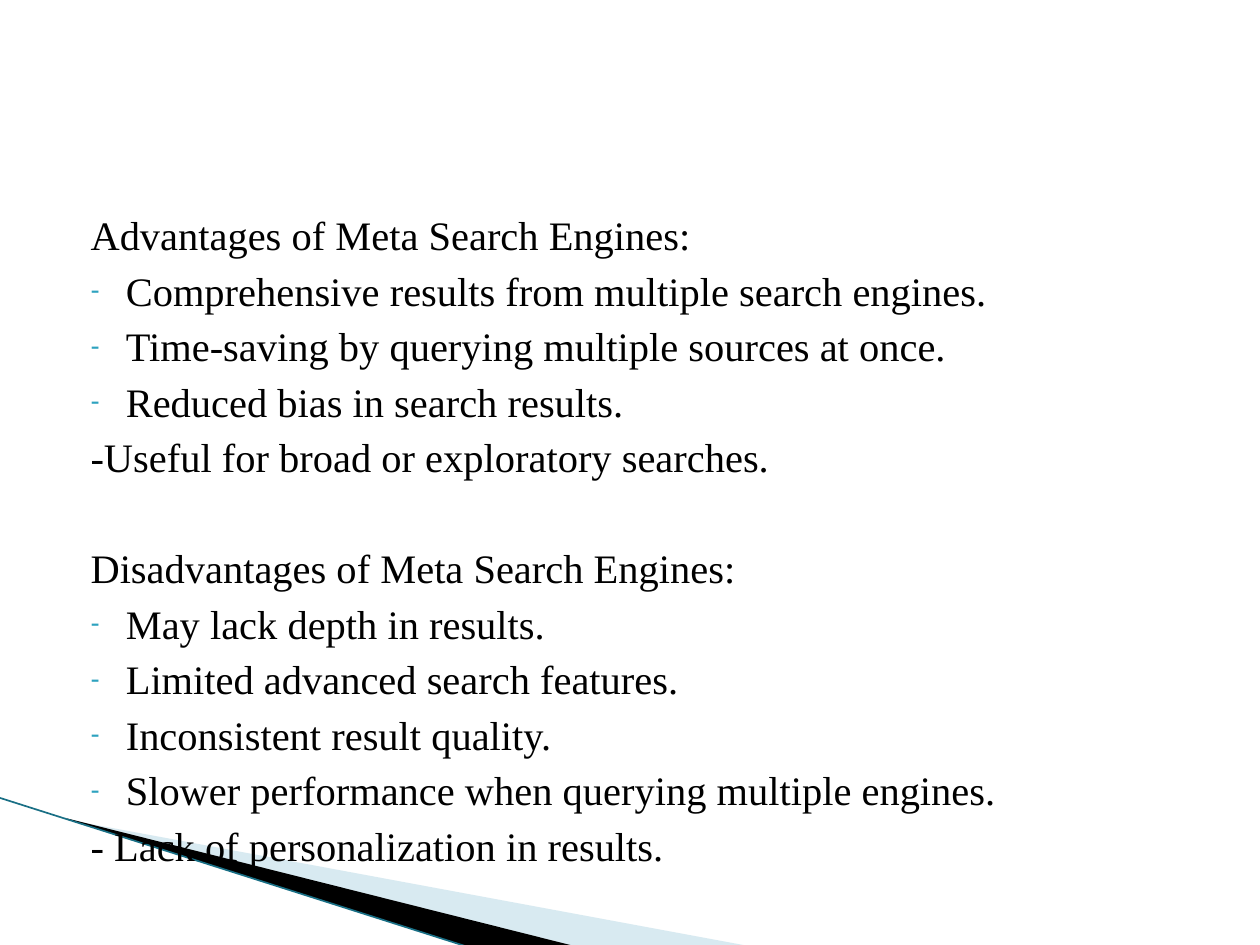
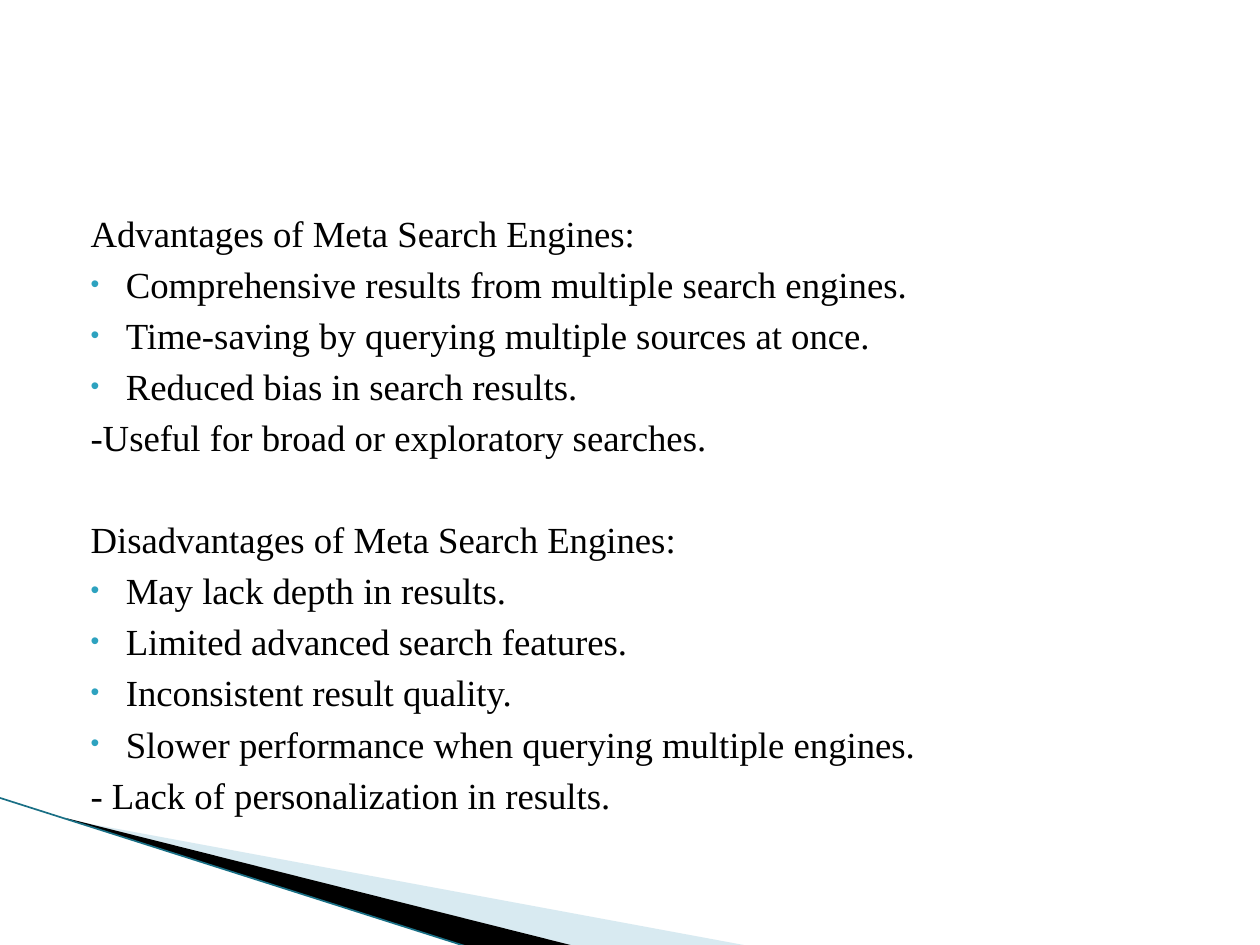
Before and after one commit to jagdishbutte/endsem, a slide deck: slide 26 of ISR/ISR Unit 5 - WEB SEARCHING.pptx. Drawn at 1260x945 pixels with LibreOffice and Linux fonts; fonts in the diff are those of the drawing; background and template pictures are left out. Boxes give left, top, right and bottom in pixels: in the first picture for what was removed or moved away, otherwise in the second. Text is boxed around its words. In the diff, an @@ line names an element or a change of style, - is before the commit and + after.

```diff
--- a/ISR/ISR Unit 5 - WEB SEARCHING.pptx
+++ b/ISR/ISR Unit 5 - WEB SEARCHING.pptx
@@ text "Advantages of Meta Search Engines:" at (91,221,915,816): size 23.1 to 21 pt; bullet - to • @@
@@ line (0, 798) - (467, 945): stroke #97C5D8 0.95 pt to #196F85 0.95 pt @@
```
Also in this commit, not shown: 36 other slides changed, 12 other files.
